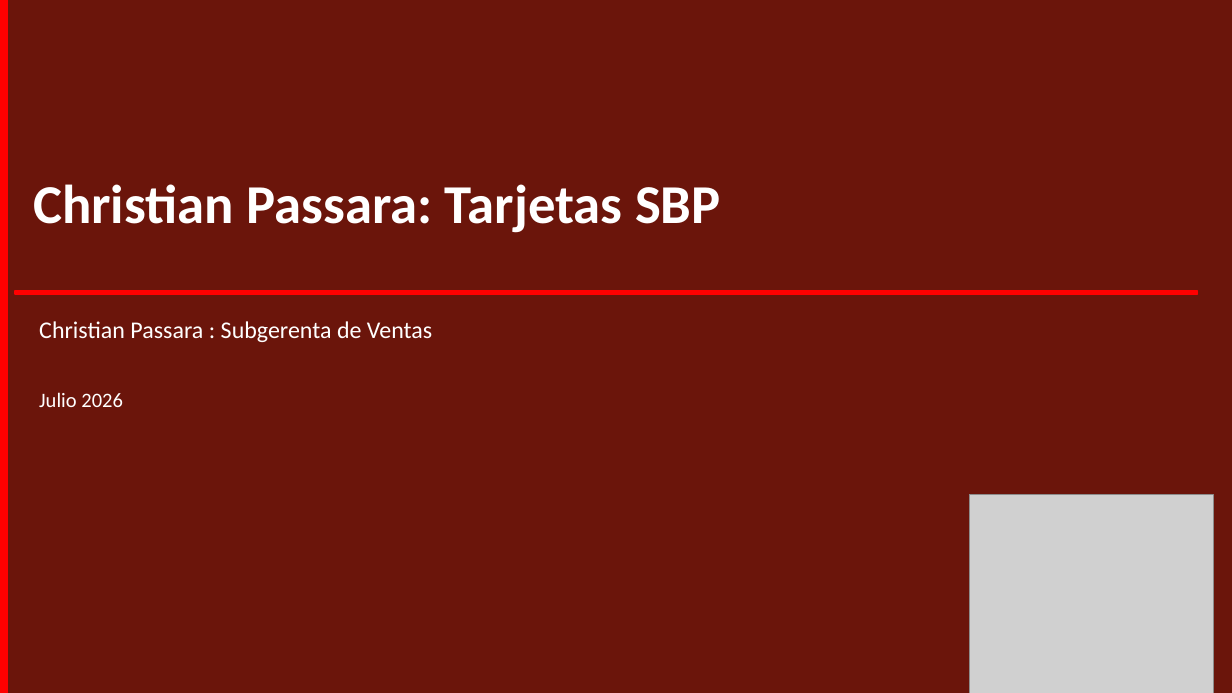
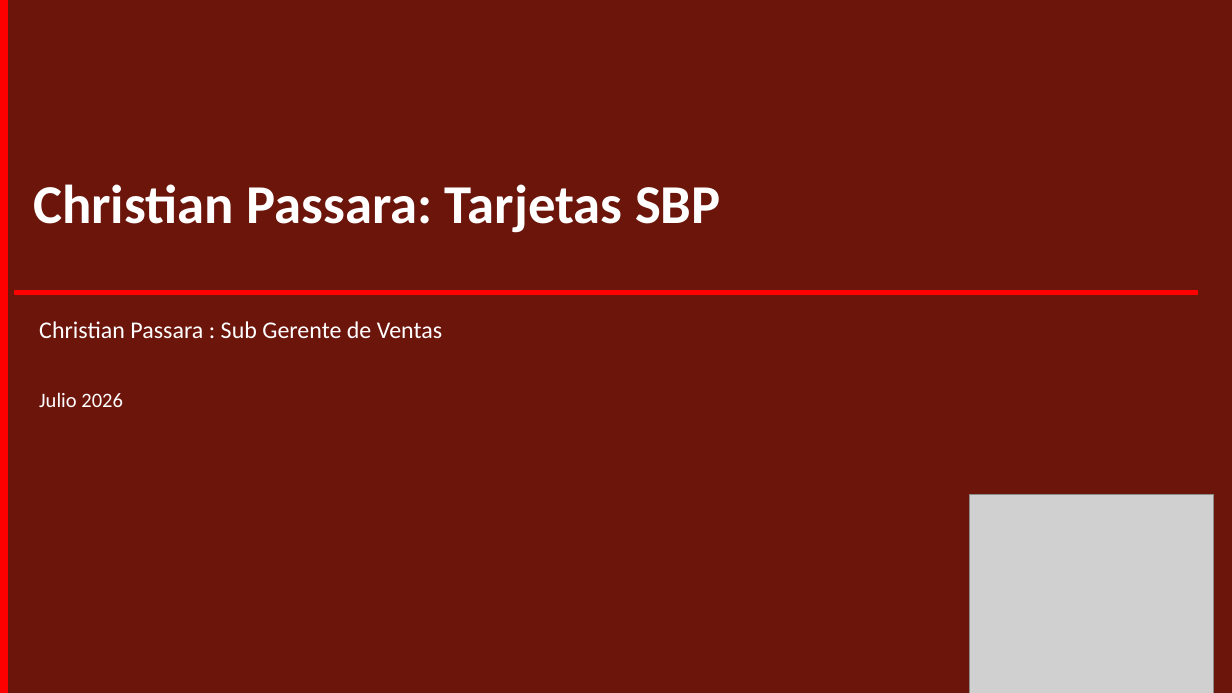
Before and after one commit to piere0405/streamlit_app, a slide deck: slide 2 of plantilla_campanias.pptx. Drawn at 1232x693 pixels with LibreOffice and Linux fonts; fonts in the diff are those of the drawing; grey boxes stand for pictures. Boxes give left, top, right and bottom in pixels: in the first picture for what was removed or moved away, otherwise in the second. Text is boxed around its words. In the diff, an @@ line names an element or a change of style, - is before the commit and + after.

```diff
--- a/plantilla_campanias.pptx
+++ b/plantilla_campanias.pptx
@@ text at <box>39,321,442,338</box>: text changed @@
-Christian Passara : Subgerenta de Ventas
+Christian Passara : Sub Gerente de Ventas
```
Also in this commit, not shown: 10 other slides changed, 21 slides added, 5 other files.
